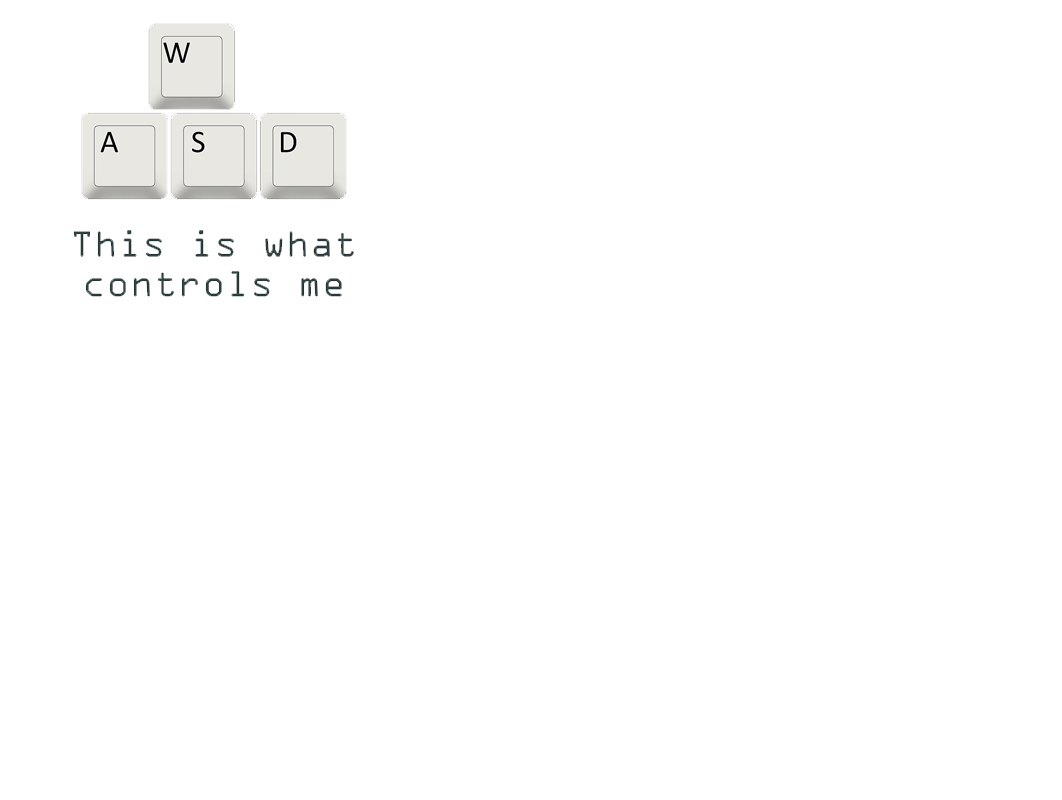
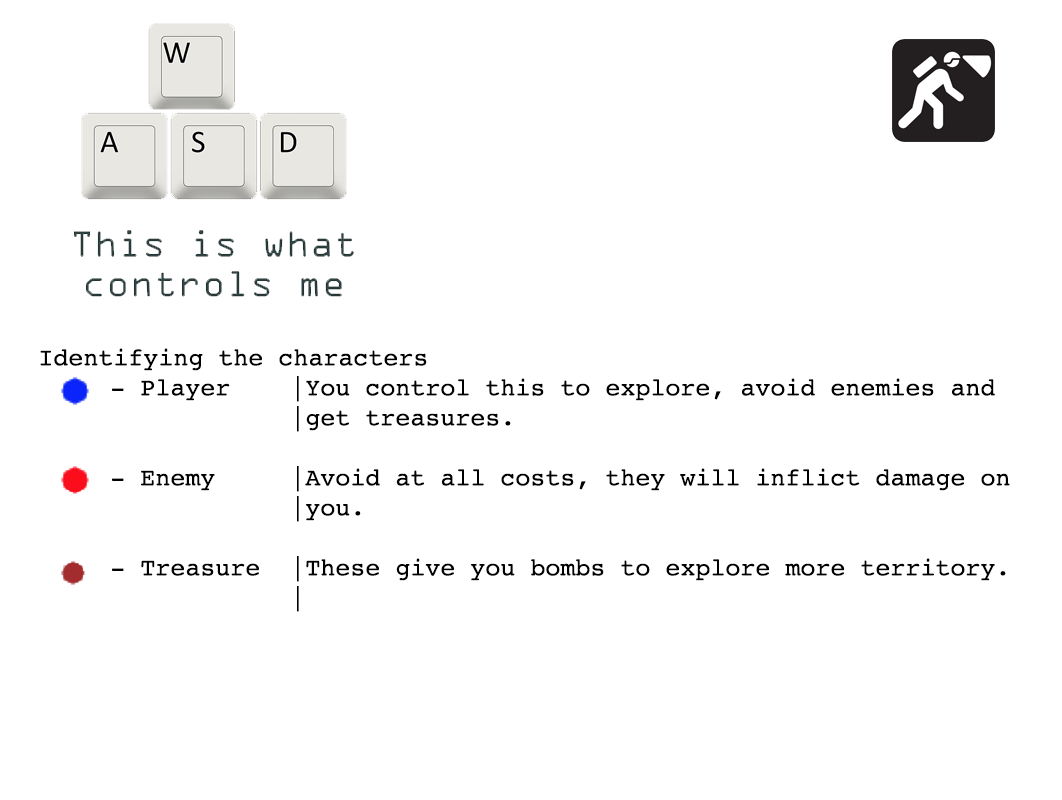
The second 1062 x 800 image is a revision of the first. Changes to its layers:
added layer "Layer 2" above "Blue" over (892, 39, 995, 142)
added layer "Blue" above "Dark Red" over (60, 376, 90, 406)
added layer "Dark Red" above "Red" over (60, 560, 86, 586)
added layer "Red" above "Layer 1" over (60, 465, 90, 495)
added layer "Identifying the characters - Player |You control this to exp" above "Background" over (40, 348, 1010, 612)
